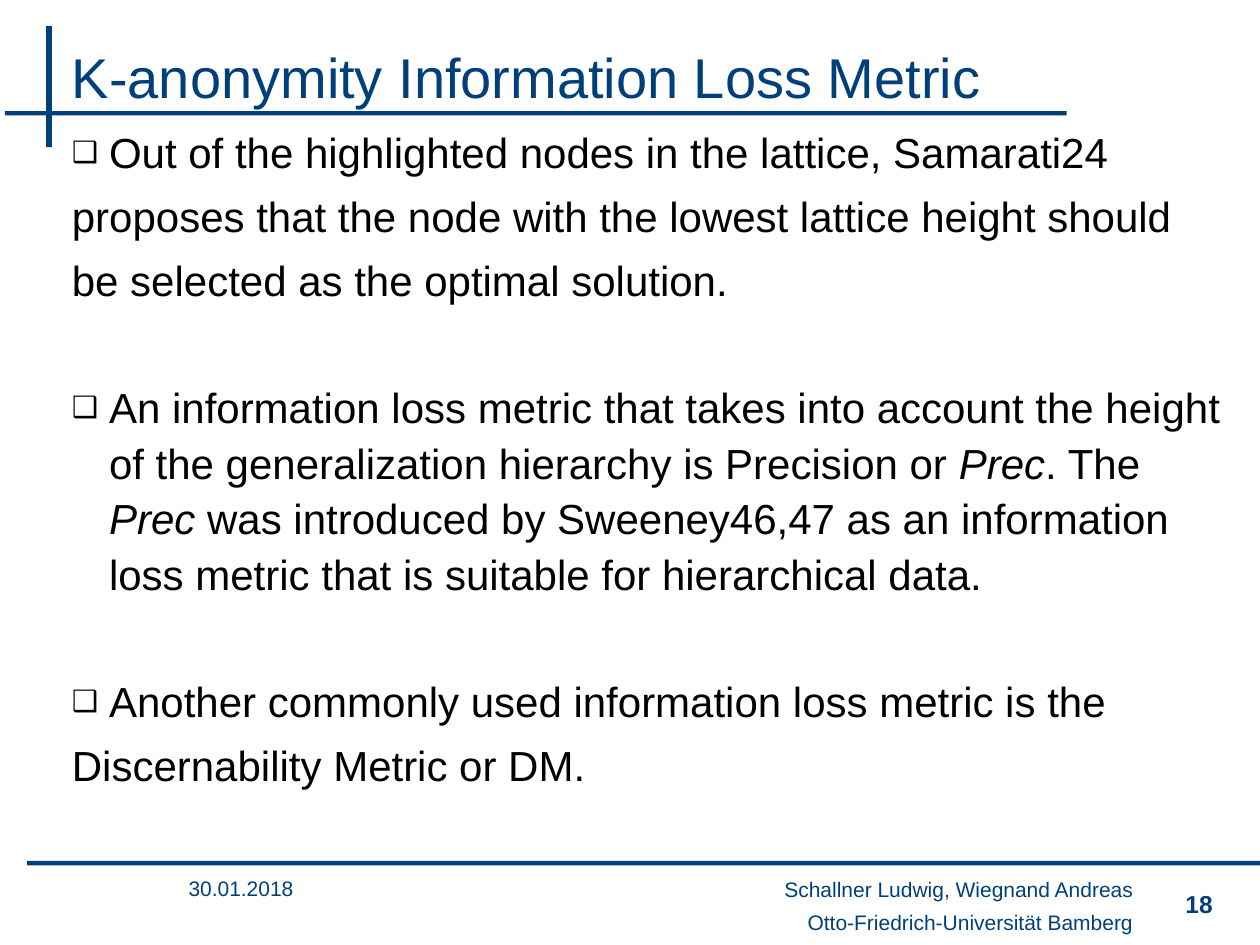
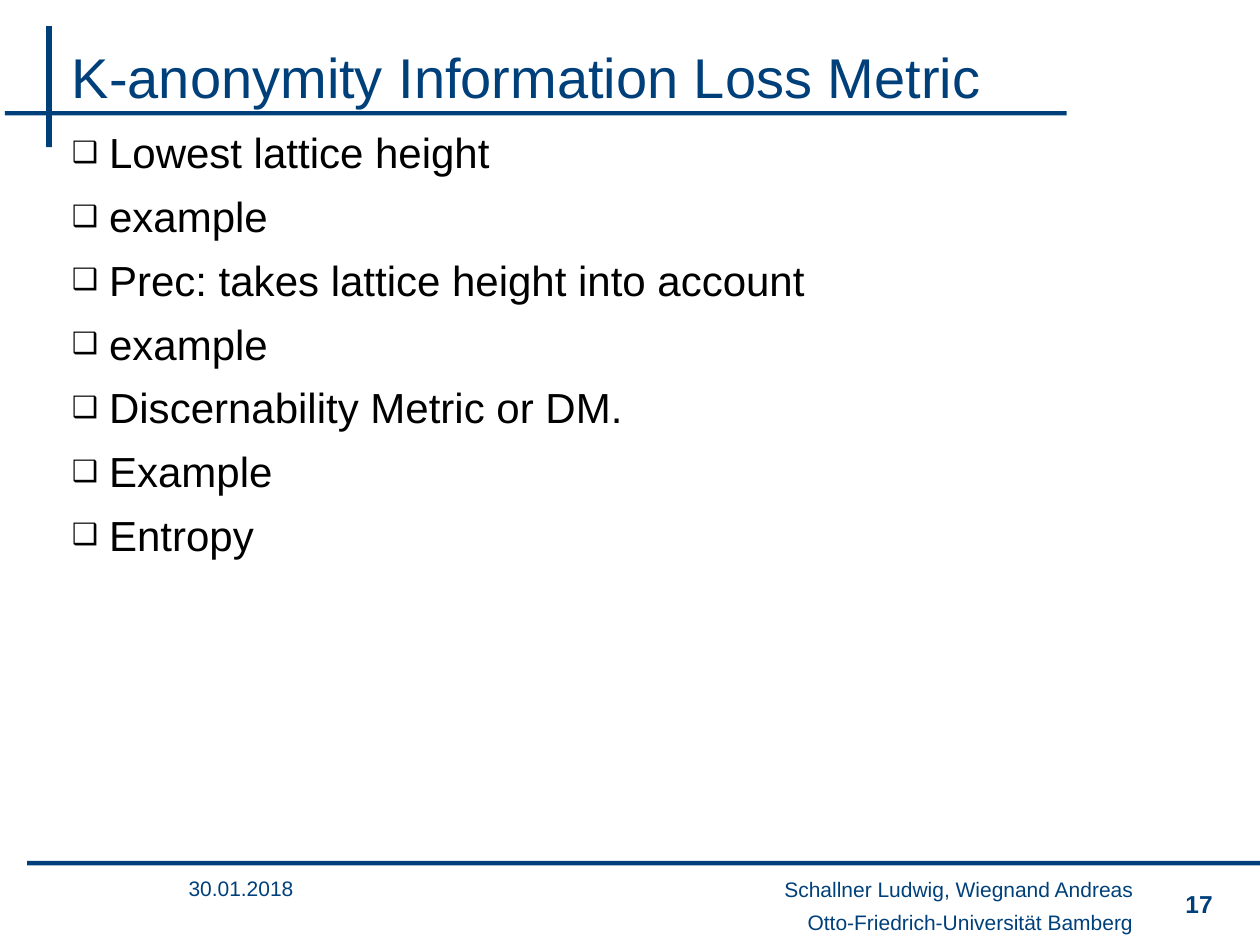
Before and after one commit to wsgan001/PSI-MSem, a slide deck: slide 17 of presentation/sicherheits_final_anV2.pptx (slide 18 before the commit). Drawn at 1260x945 pixels with LibreOffice and Linux fonts; fonts in the diff are those of the drawing; background and template pictures are left out. Boxes give left, top, right and bottom in pixels: in the first picture for what was removed or moved away, otherwise in the second. Text is boxed around its words. In the diff, an @@ line names an element or a change of style, - is before the commit and + after.

```diff
--- a/presentation/sicherheits_final_anV2.pptx
+++ b/presentation/sicherheits_final_anV2.pptx
@@ text at (109, 137, 804, 368): text changed @@
-❑ Out of the highlighted nodes in the lattice, Samarati24
-proposes that the node with the lowest lattice height should
-be selected as the optimal solution.
-❑ An information loss metric that takes into account the height of the generalization hierarchy is Precision or Prec. The Prec was introduced by Sweeney46,47 as an information loss metric that is suitable for hierarchical data.
-❑ Another commonly used information loss metric is the
+❑ Lowest lattice height
+❑ example
+❑ Prec: takes lattice height into account
+❑ example
@@ text at (109, 392, 622, 432): bullet none to ❑ @@
@@ text at (109, 456, 272, 560): paragraphs added @@
+❑ Example
+❑ Entropy
@@ page number at (1185, 896, 1212, 913): text changed @@
-18
+17
```
Also in this commit, not shown: 4 other slides changed, 4 slides removed, 5 other files.
